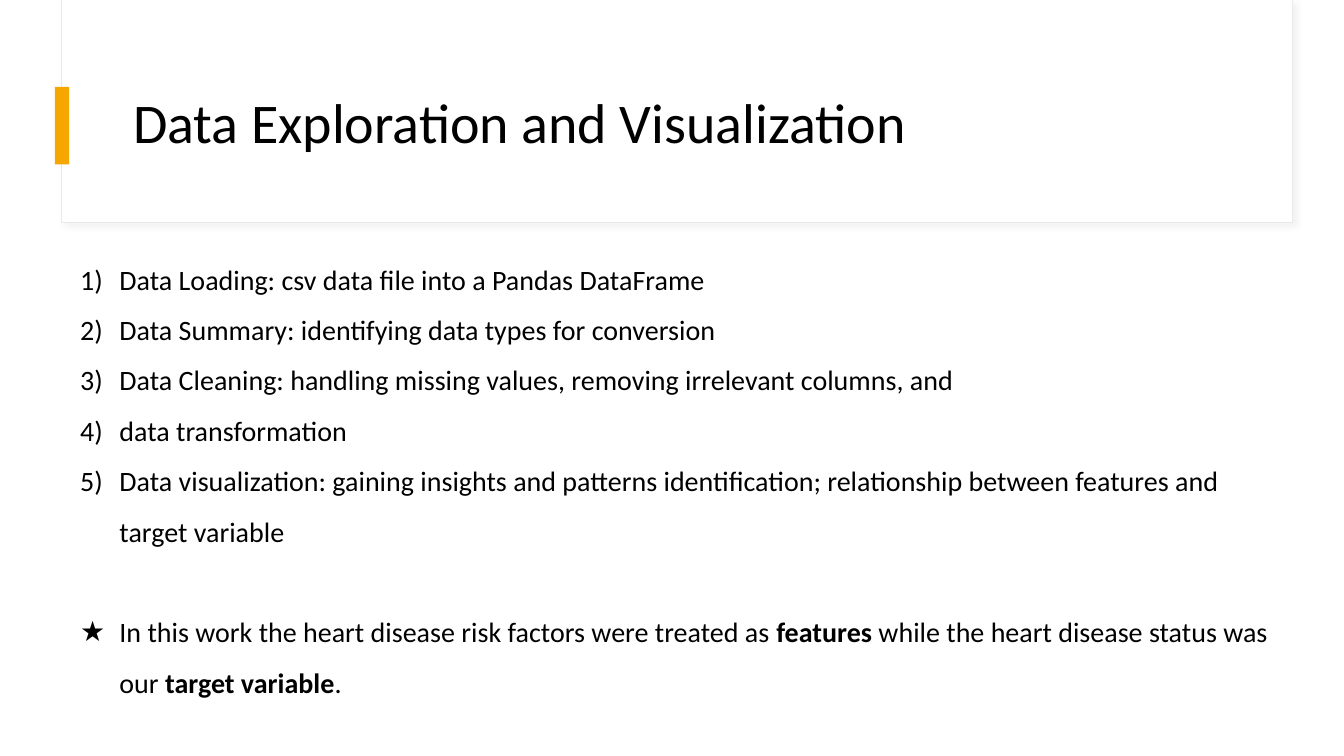
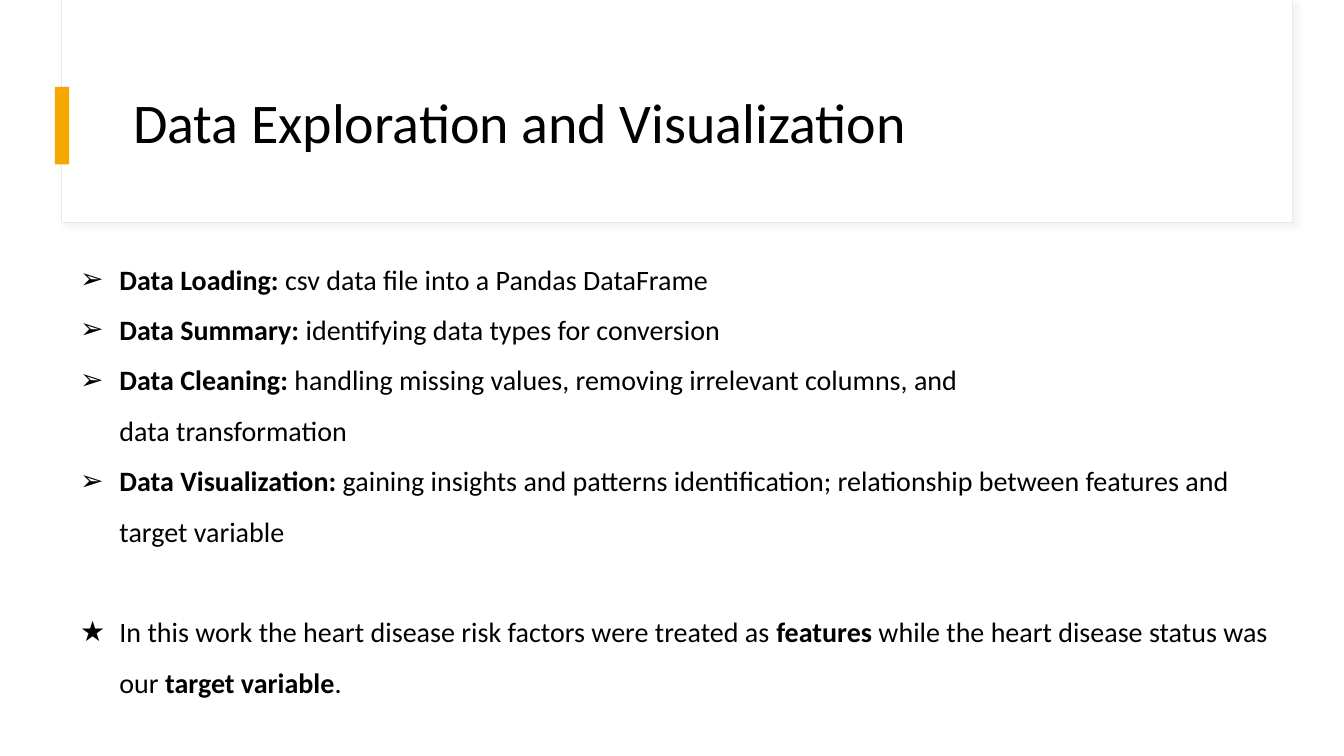
Before and after one commit to gustavo-cupertino/project-4-group-6, a slide deck: slide 6 of Project Presentation.pptx. Drawn at 1344x756 pixels with LibreOffice and Linux fonts; fonts in the diff are those of the drawing. Boxes give left, top, right and bottom in pixels: in the first picture for what was removed or moved away, otherwise in the second. Text is boxed around its words. In the diff, an @@ line names an element or a change of style, - is before the commit and + after.

```diff
--- a/Project Presentation.pptx
+++ b/Project Presentation.pptx
@@ text at (119,270,957,442): bold on in "Data Loading:", "Data Summary:", "Data Cleaning:"; bullet 1) to ➢; bullet 1) to none @@
@@ text at (119,471,1228,547): text changed @@
-5) Data visualization: gaining insights and patterns identification; relationship between features and target variable
+➢ Data Visualization: gaining insights and patterns identification; relationship between features and target variable
```
Also in this commit, not shown: 12 other slides changed, 2 slides added, 2 slides removed.
